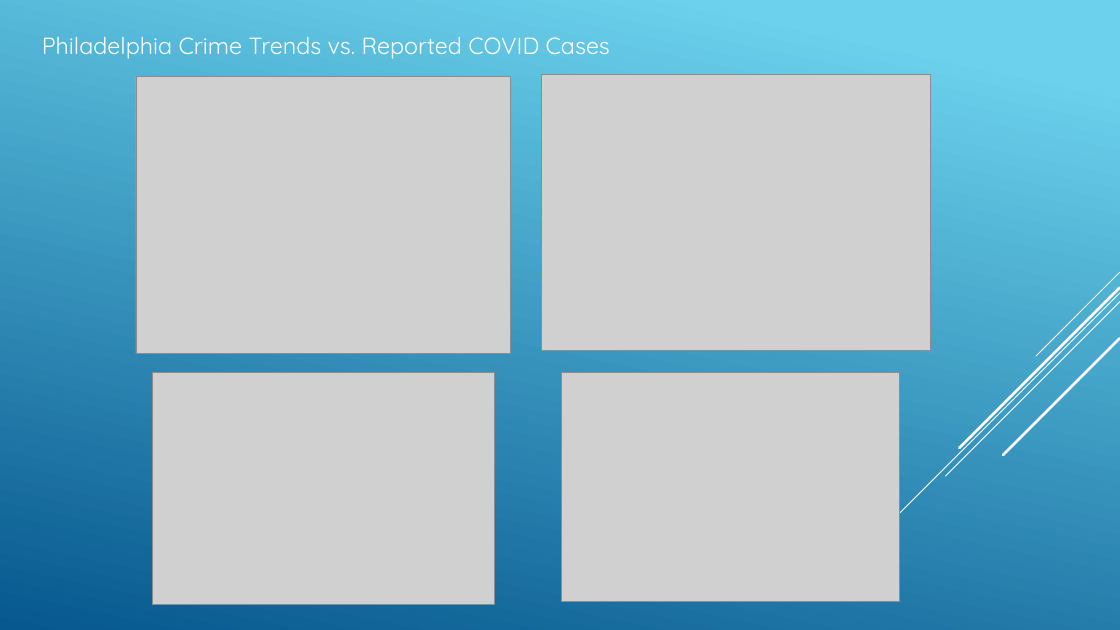
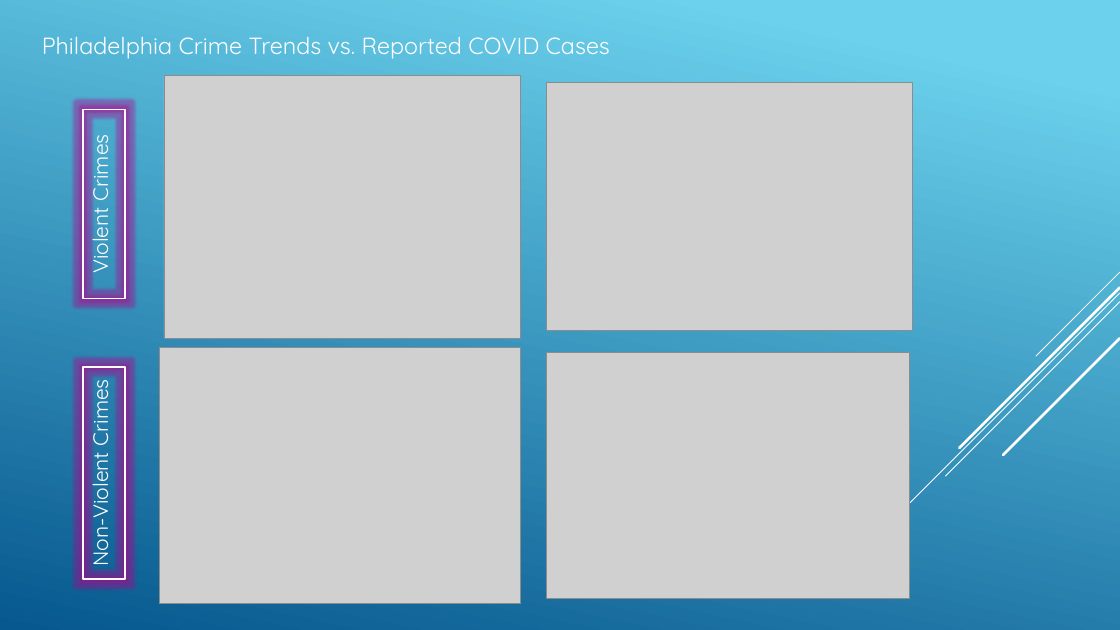
Before and after one commit to angelabanko/Project_1, a slide deck: slide 20 of Draft Presentation_v1.pptx (slide 21 before the commit). Drawn at 1120x630 pixels with LibreOffice and Linux fonts; fonts in the diff are those of the drawing; grey boxes stand for pictures. Boxes give left, top, right and bottom in pixels: in the first picture for what was removed or moved away, otherwise in the second. Text is boxed around its words. In the diff, an @@ line names an element or a change of style, - is before the commit and + after.

```diff
--- a/Draft Presentation_v1.pptx
+++ b/Draft Presentation_v1.pptx
@@ picture resized from (x1=136, y1=76, x2=511, y2=353) to (x1=164, y1=75, x2=520, y2=338) @@
@@ picture resized from (x1=152, y1=373, x2=494, y2=605) to (x1=547, y1=82, x2=913, y2=330) @@
@@ rectangle added at (x1=83, y1=109, x2=125, y2=298), outline #FFFFFF 1.5 pt, 18 pt, text #FFFFFF @@
+Violent Crimes
@@ picture resized from (x1=542, y1=75, x2=931, y2=350) to (x1=160, y1=348, x2=521, y2=604) @@
@@ picture resized from (x1=561, y1=373, x2=900, y2=602) to (x1=547, y1=353, x2=910, y2=599) @@
@@ rectangle added at (x1=83, y1=367, x2=125, y2=579), outline #FFFFFF 1.5 pt, 18 pt, text #FFFFFF @@
+Non-Violent Crimes
```
Also in this commit, not shown: 5 other slides changed, 3 slides added, 4 slides removed, 5 other files.
